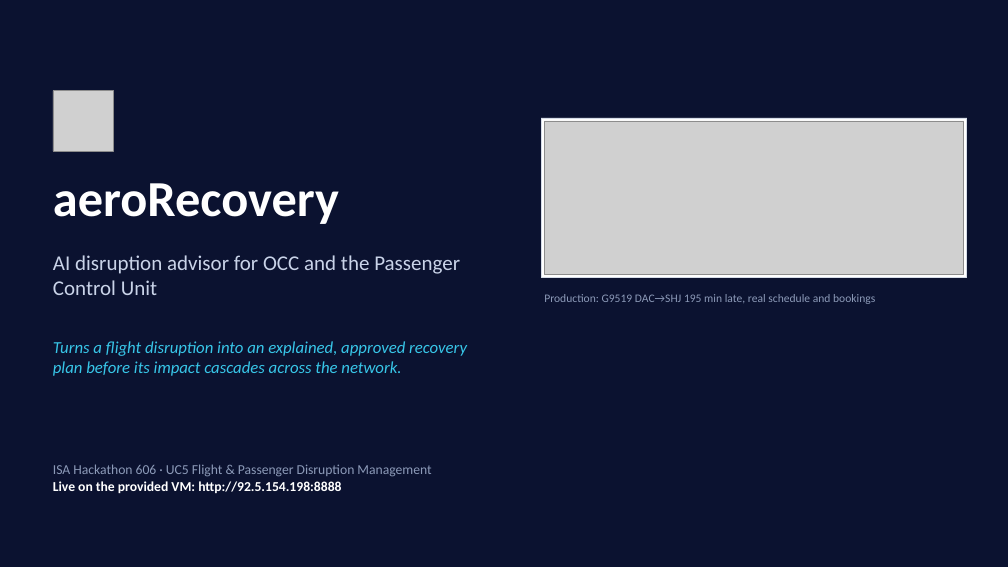
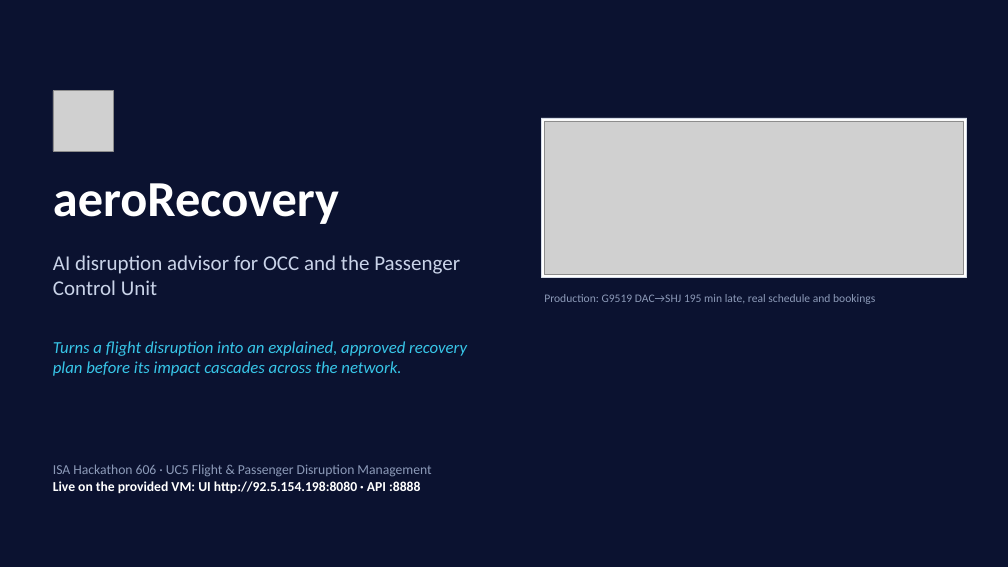
Before and after one commit to bimsarav/Hackathon-606, a slide deck: slide 1 of products/disruption-advisor/source/disruption-advisor/docs/delivery/aeroRecovery-presentation.pptx. Drawn at 1008x567 pixels with LibreOffice and Linux fonts; fonts in the diff are those of the drawing; grey boxes stand for pictures. Boxes give left, top, right and bottom in pixels: in the first picture for what was removed or moved away, otherwise in the second. Text is boxed around its words. In the diff, an @@ line names an element or a change of style, - is before the commit and + after.

```diff
--- a/products/disruption-advisor/source/disruption-advisor/docs/delivery/aeroRecovery-presentation.pptx
+++ b/products/disruption-advisor/source/disruption-advisor/docs/delivery/aeroRecovery-presentation.pptx
@@ text at box(53, 481, 420, 493): text changed @@
-Live on the provided VM: http://92.5.154.198:8888
+Live on the provided VM: UI http://92.5.154.198:8080 · API :8888
```
Also in this commit, not shown: 2 other slides changed, 9 other files.
